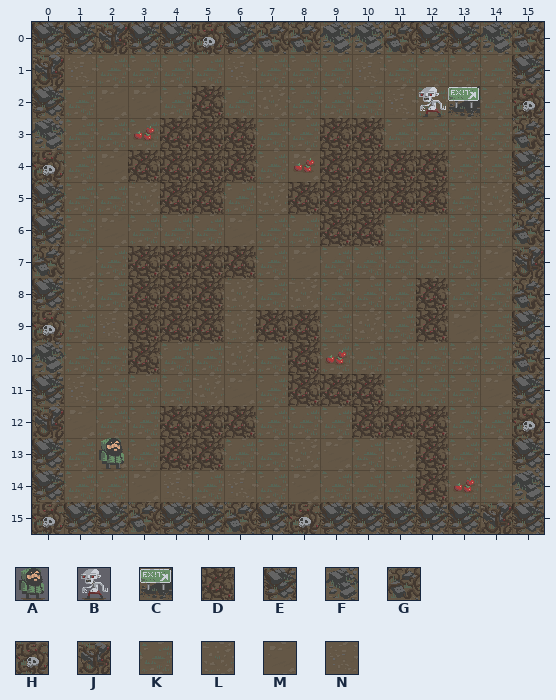
An edit to a level. Tiled map, src/lec10/map/lec10.tmx. The first picture shows the starting point.
Cells are 32x32 px. Shown: x 0..15, y 0..15.
Key: from "lec10": A 0, B 6, C 20, D 24, E 25, F 26, G 28, H 30, J 31, K 32, L 33, M 34, N 38.
_ is an empty cell.
Layers that did not change in this view are not listed.
Layer "Terrain" before, first column x 0:
 0 EEJEEHEGGFFGEEFG
 1 JNKKKKNKKKNKKKKE
 2 EKMMKDKLKKKNKCKH
 3 FKKKDDDKKDDKKKKG
 4 HKMDDDDKMDDDDKKE
 5 EKKLDDKLDDDDDKLE
 6 EKMKKKMKKDDKKKKG
 7 GMKDDDDKMKKKKKMJ
 8 ELKDDDLKLKKKDKKG
 9 HKNDDDLDDKLKDMKE
10 FKKDKKLKDKKKKKKG
11 ENKKKLMKDDDKKKME
12 JMKKDDDKKKDDDKKH
13 EKMKDDKKLMKLDKKE
14 EKKMNKNKMKKKDKKF
15 HEEGEEGEHEEEEEJE
The same view after the edit:
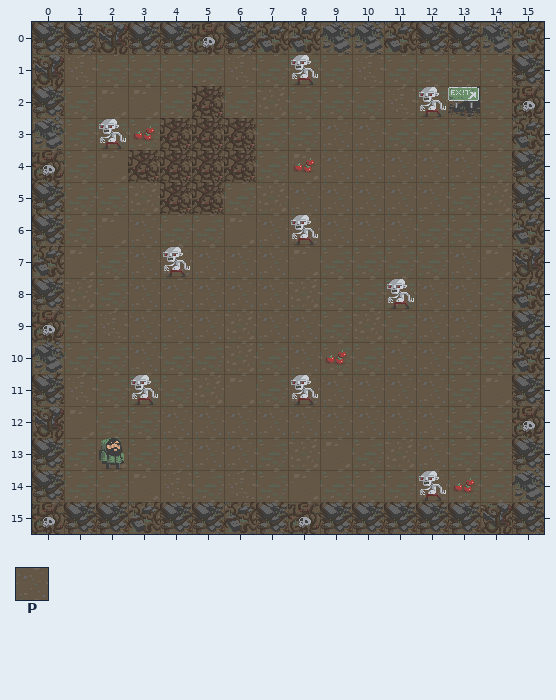
Further tiles: from "lec10": P 35.
From old to new:
Changed rows in their new state; . is an unchanged cell.
Layer "Terrain":
first column x 3:
 3 ......PP...
 4 ......PPPPP
 5 .....PPPPP.
 6 P...PPPPP..
 7 PPPPP.....P
 8 PPPPP....PP
 9 PPP.PP...PP
10 P....P..PP.
11 .....PPPPP.
12 .PPPPPPPPP.
13 .PPP.....P.
14 .........P.
Layer "Characters":
first column x 2:
 1 ......B....
 3 B..........
 6 ......B....
 7 ..B........
 8 .........B.
11 .B....B....
14 ..........B
